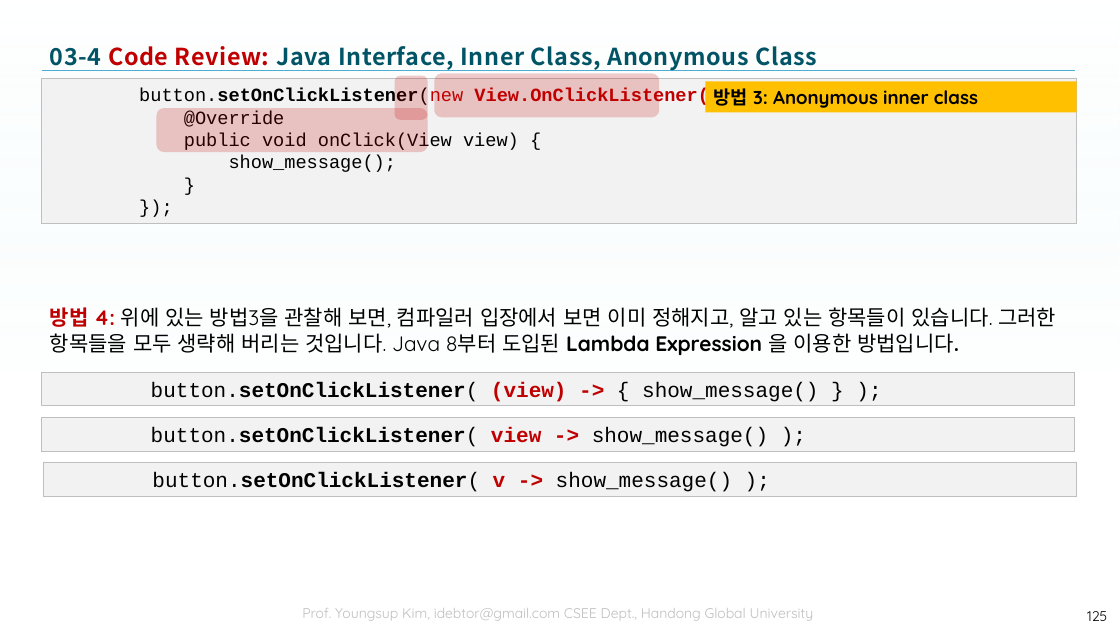
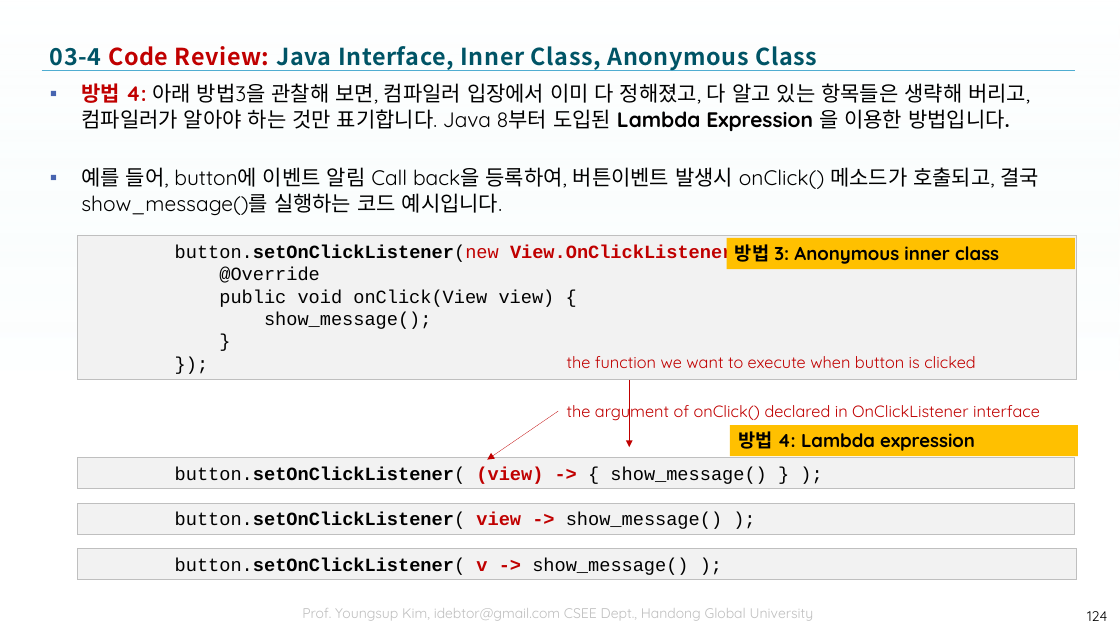
Before and after one commit to tae7841/HuStarAS, a slide deck: slide 124 of ppts/03Widget.pptx (slide 125 before the commit). Drawn at 1120x630 pixels with LibreOffice and Linux fonts; fonts in the diff are those of the drawing; background and template pictures are left out. Boxes give left, top, right and bottom in pixels: in the first picture for what was removed or moved away, otherwise in the second. Text is boxed around its words. In the diff, an @@ line names an element or a change of style, - is before the commit and + after.

```diff
--- a/ppts/03Widget.pptx
+++ b/ppts/03Widget.pptx
@@ text at [81,83,1039,215]: text changed @@
-방법 4: 위에 있는 방법3을 관찰해 보면, 컴파일러 입장에서 보면 이미 정해지고, 알고 있는 항목들이 있습니다. 그러한 항목들을 모두 생략해 버리는 것입니다. Java 8부터 도입된 Lambda Expression 을 이용한 방법입니다.
+▪ 방법 4: 아래 방법3을 관찰해 보면, 컴파일러 입장에서 이미 다 정해졌고, 다 알고 있는 항목들은 생략해 버리고, 컴파일러가 알아야 하는 것만 표기합니다. Java 8부터 도입된 Lambda Expression 을 이용한 방법입니다.
+▪ 예를 들어, button에 이벤트 알림 Call back을 등록하여, 버튼이벤트 발생시 onClick() 메소드가 호출되고, 결국 show_message()를 실행하는 코드 예시입니다.
@@ rounded rectangle removed at [395,76,428,119] @@
@@ rounded rectangle removed at [434,73,660,117] @@
@@ rounded rectangle removed at [156,108,428,152] @@
@@ rectangle "button.setOnClickListener(new View.OnClickListener() {": place and size @@
-rectangle "button.setOnClickListener(new View.OnClickListener() {" at [42,79,1077,223]
+rectangle "button.setOnClickListener(new View.OnClickListener() {" at [77,236,1077,381]
@@ rectangle "방법 3: Anonymous inner class": place and size @@
-rectangle "방법 3: Anonymous inner class" at [706,82,1077,113]
+rectangle "방법 3: Anonymous inner class" at [727,238,1075,269]
@@ text added at [567,356,975,368], 14 pt, text #C00000 @@
+the function we want to execute when button is clicked
@@ arrow added from (629, 380) to (629, 447), #C00000 0.25 pt @@
@@ arrow added from (559, 411) to (487, 460), #C00000 0.25 pt @@
@@ text added at [567,400,1040,422], 14 pt, text #C00000 @@
+the argument of onClick() declared in OnClickListener interface
@@ rectangle added at [730,425,1078,456], fill #FFC000, 16 pt, text #000000, bold @@
+방법 4: Lambda expression
@@ rectangle "button.setOnClickListener( (view) -> { show_message() ...": place and size @@
-rectangle "button.setOnClickListener( (view) -> { show_message() ..." at [42,372,1075,406]
+rectangle "button.setOnClickListener( (view) -> { show_message() ..." at [77,458,1075,489]
@@ size 18 to 16 pt in 3 elements at [77,549,1077,580], [77,458,1075,489], [77,503,1075,534] @@
@@ rectangle "button.setOnClickListener( view -> show_message() );": place and size @@
-rectangle "button.setOnClickListener( view -> show_message() );" at [42,418,1075,451]
+rectangle "button.setOnClickListener( view -> show_message() );" at [77,503,1075,534]
@@ rectangle "button.setOnClickListener( v -> show_message() );": place and size @@
-rectangle "button.setOnClickListener( v -> show_message() );" at [44,463,1077,497]
+rectangle "button.setOnClickListener( v -> show_message() );" at [77,549,1077,580]
@@ page number at [1087,611,1107,621]: text changed @@
-125
+124
```
Also in this commit, not shown: 10 other slides changed, 2 slides removed.
